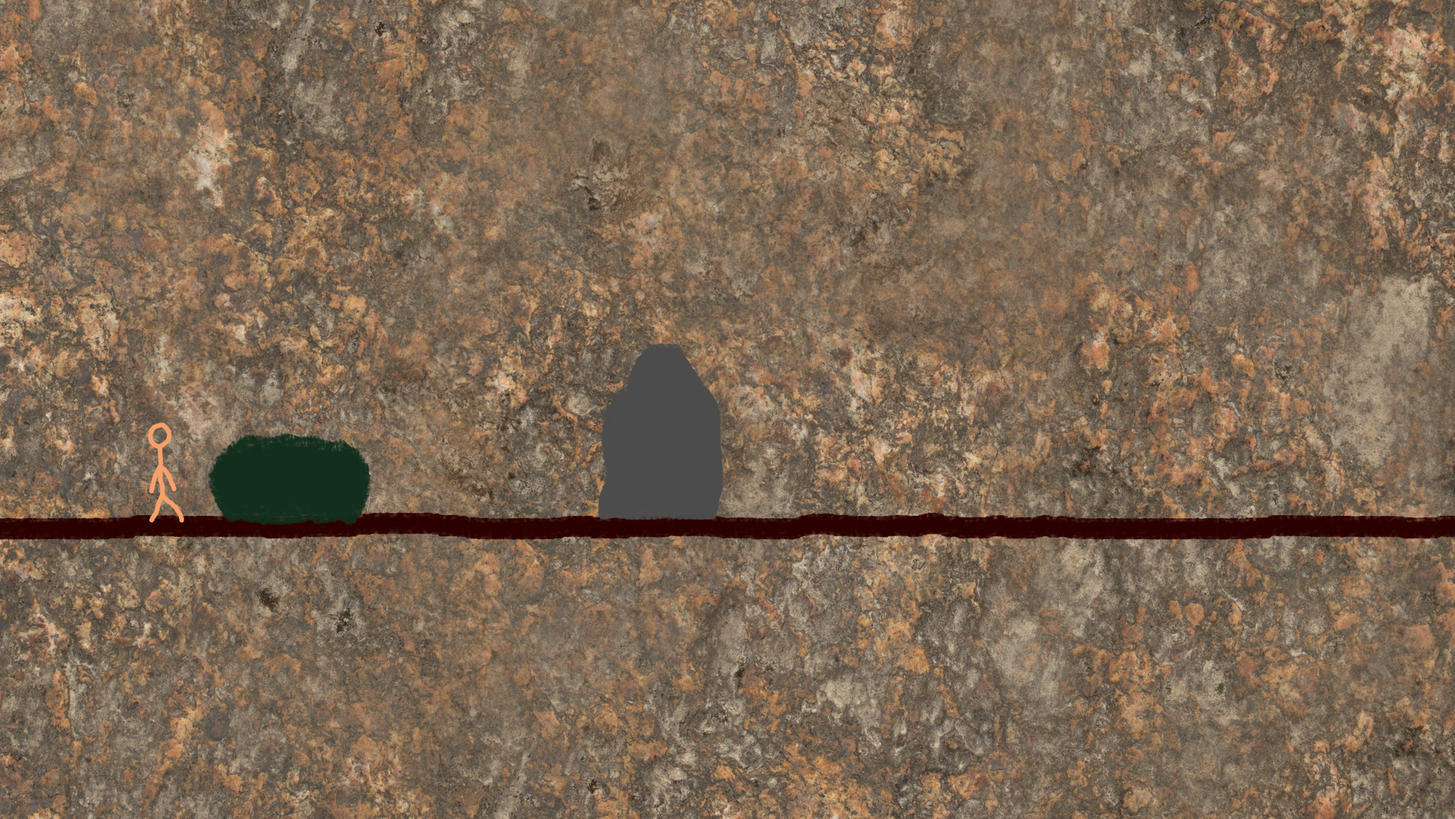
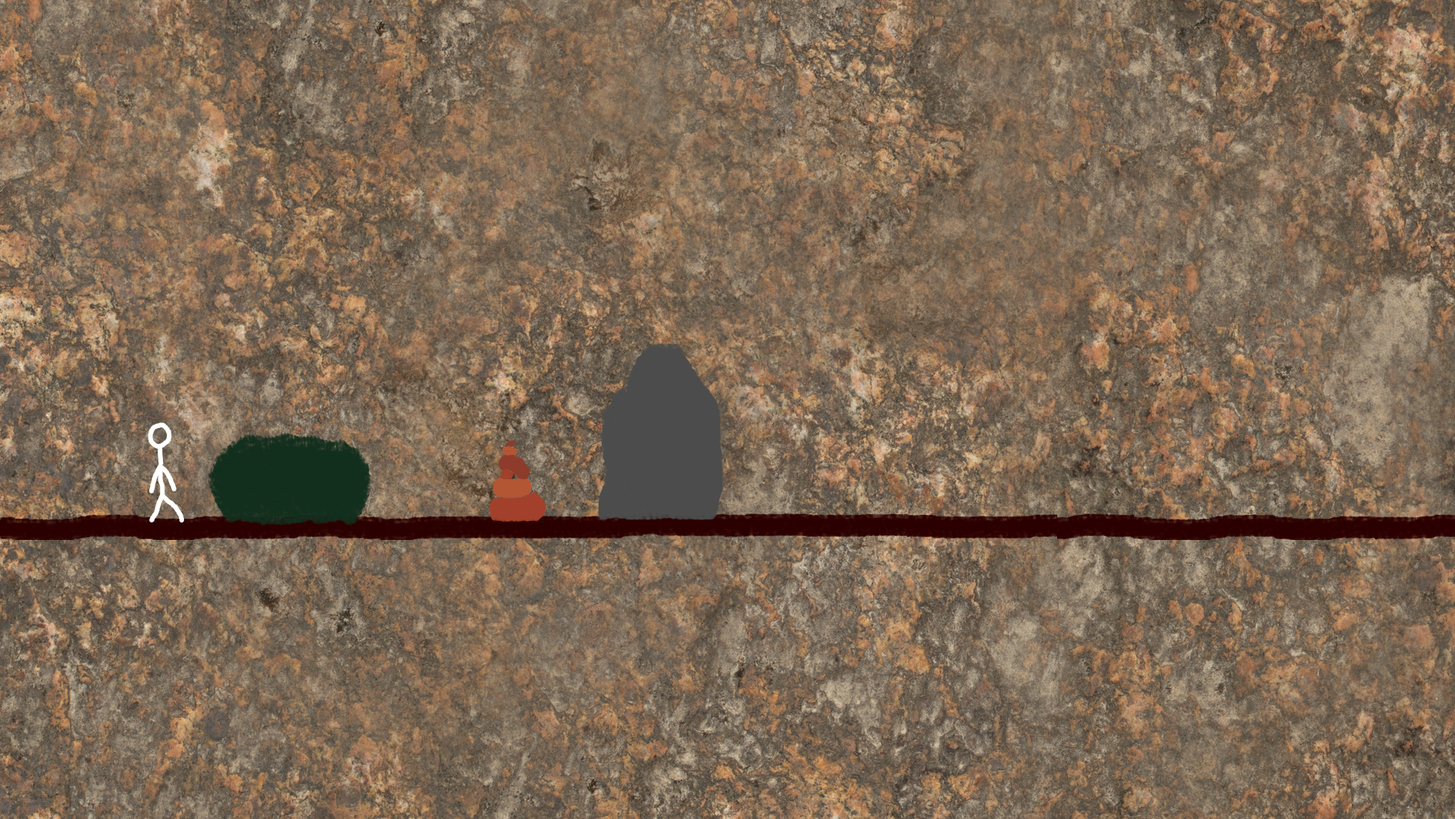
The second (1455, 819) image is a revision of the first. Changes to its layers:
pixels changed over (0, 422, 1455, 540) (layer not identified)
